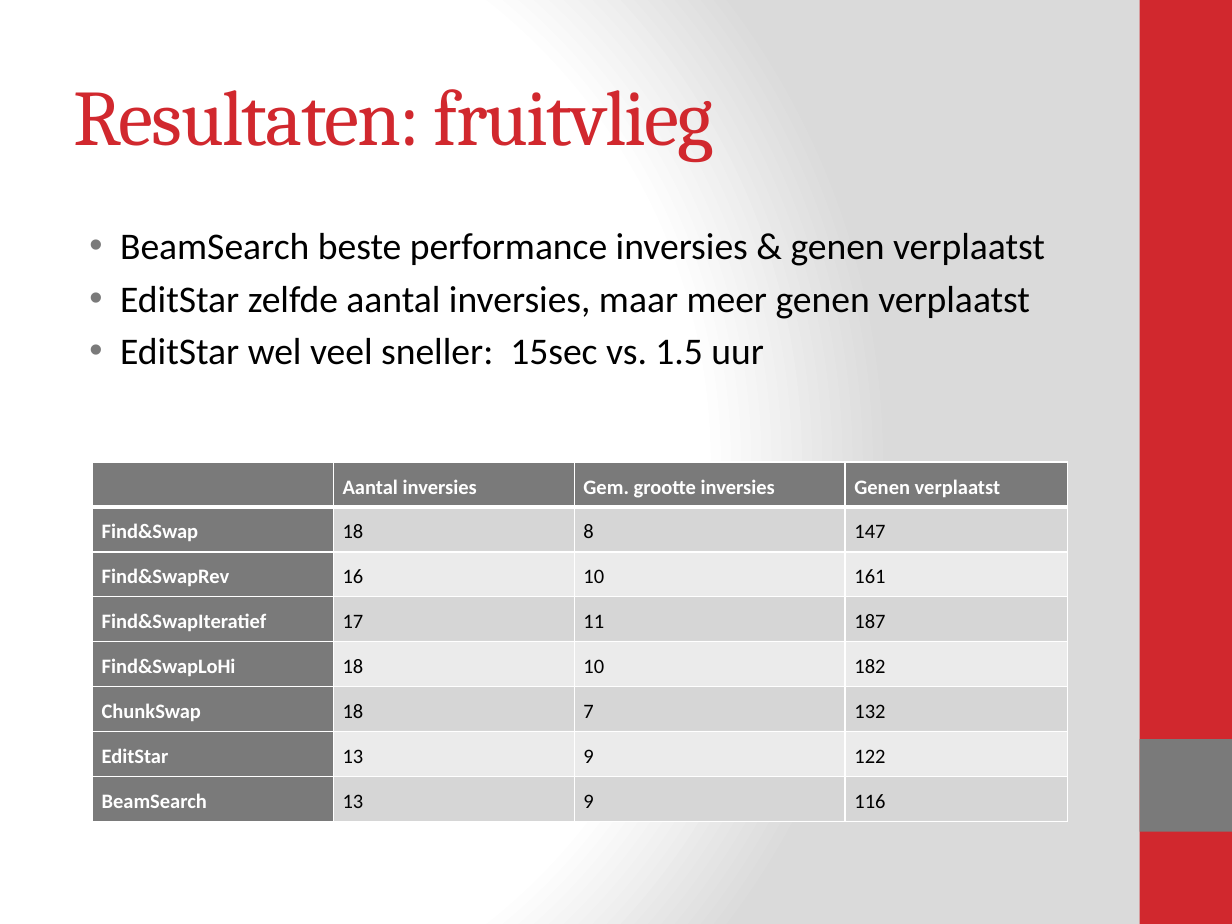
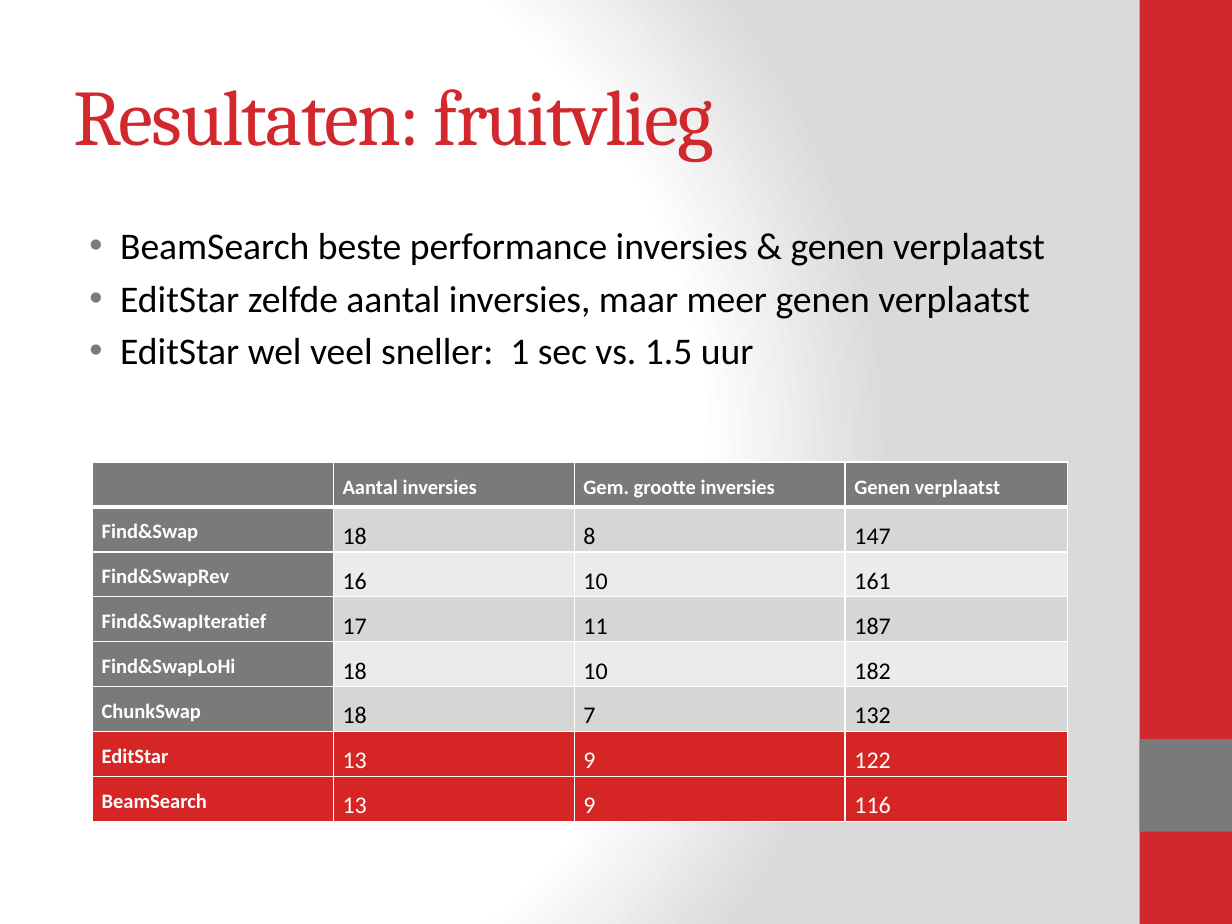
Before and after one commit to Blomr/Fruitvliegen, a slide deck: slide 12 of Fruitvliegen_Presentatie.pptx (slide 10 before the commit). Drawn at 1232x924 pixels with LibreOffice and Linux fonts; fonts in the diff are those of the drawing. Boxes give left, top, right and bottom in pixels: in the first picture for what was removed or moved away, otherwise in the second. Text is boxed around its words. In the diff, an @@ line names an element or a change of style, - is before the commit and + after.

```diff
--- a/Fruitvliegen_Presentatie.pptx
+++ b/Fruitvliegen_Presentatie.pptx
@@ text at (120,338,754,365): text changed @@
-• EditStar wel veel sneller: 15sec vs. 1.5 uur
+• EditStar wel veel sneller: 1 sec vs. 1.5 uur
@@ table at (92,462,1069,822) @@
@@ fill #7A7A7A to #D52525 in 2 cells @@
@@ fill #ECECEC to #D52525 in 3 cells @@
@@ fill #D7D7D7 to #D52525 in 3 cells @@
@@ size 12 to 14 pt in "18", "8", "147", "16" and 17 more places @@
@@ text colour #000000 to #FFFFFF in "13", "9", "122", "13" and 2 more places @@
```
Also in this commit, not shown: 5 other slides changed, 7 slides added, 2 slides removed, 2 other files.
